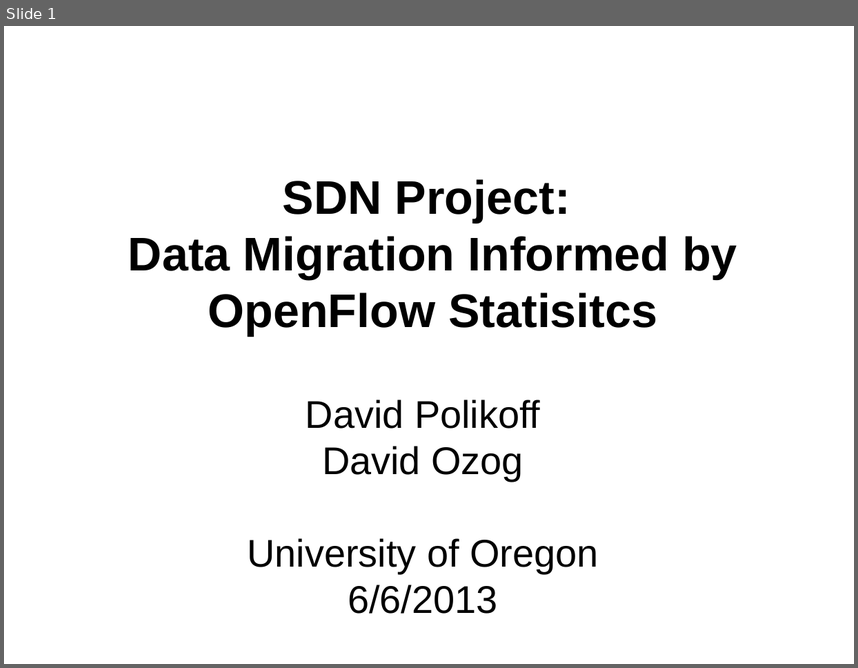
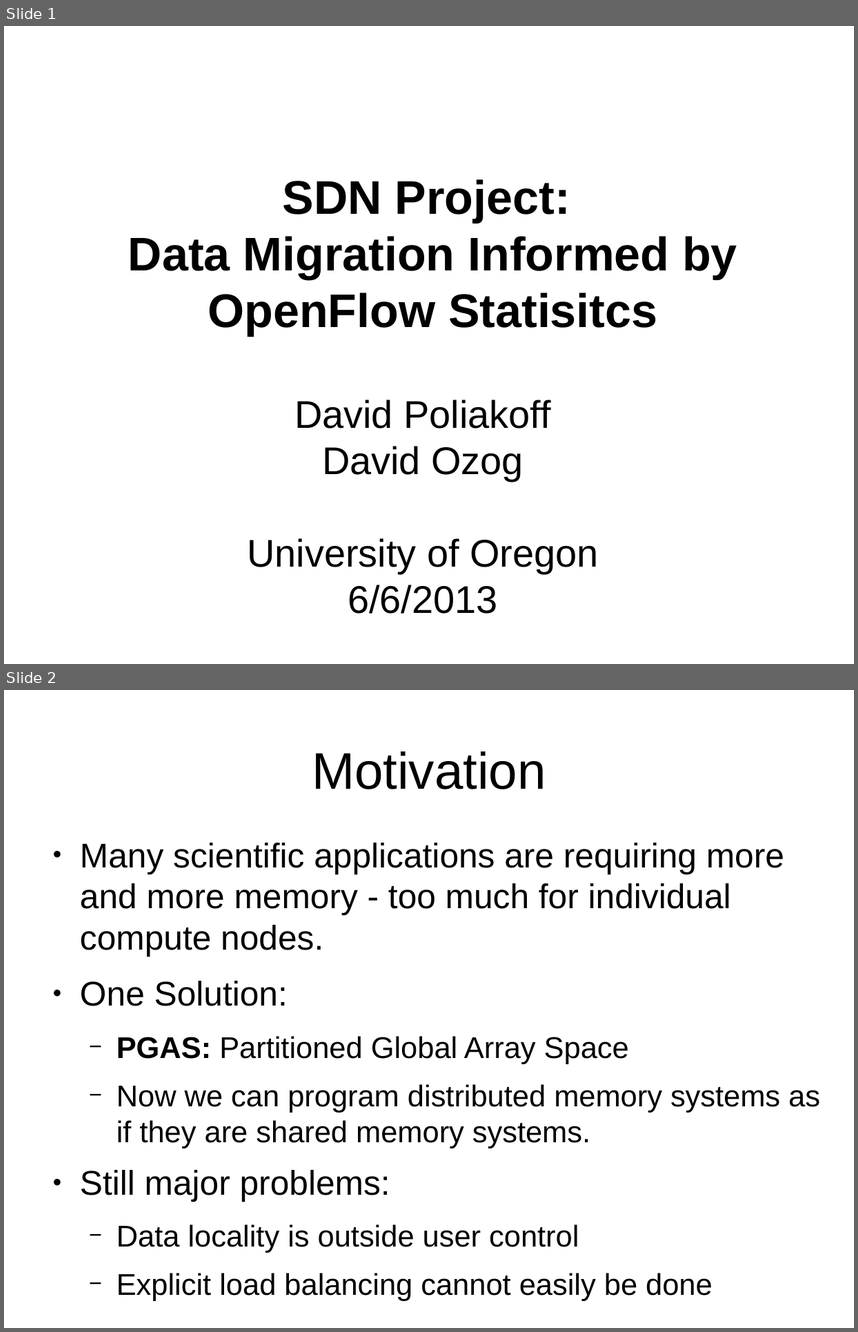
Before and after one commit to davidozog/SDN_Project, a slide deck: presentation/talk.odp. Shown one above the other, each under a label of ours: slide 1 before the commit, slides 1 and 2 after it. The pictures are 858x668 and 858x1332 pixels, drawn with LibreOffice and Linux fonts; fonts in the diff are those of the drawing. Boxes give left, top, right and bottom in pixels: in the first picture for what was removed or moved away, otherwise in the second. Text is boxed around its words. In the diff, an @@ line names an element or a change of style, - is before the commit and + after.

```diff
--- a/presentation/talk.odp
+++ b/presentation/talk.odp
@@ slide 2 added at [4, 690, 854, 1328], background #FFFFFF @@
@@ title added at [312, 751, 546, 789], 48 pt, text #000000 @@
+Motivation
@@ text added at [80, 842, 820, 1301], 28 pt, text #000000 @@
+● Many scientific applications are requiring more and more memory - too much for individual compute nodes.
+● One Solution:
+  − PGAS: Partitioned Global Array Space
+  − Now we can program distributed memory systems as if they are shared memory systems.
+● Still major problems:
+  − Data locality is outside user control
+  − Explicit load balancing cannot easily be done
@@ slide 1 changed as well @@
@@ subtitle at [294, 399, 550, 428]: text changed @@
-David Polikoff
+David Poliakoff
```
Also in this commit, not shown: 2 other slides changed, 22 other slides added, 5 slides removed.
